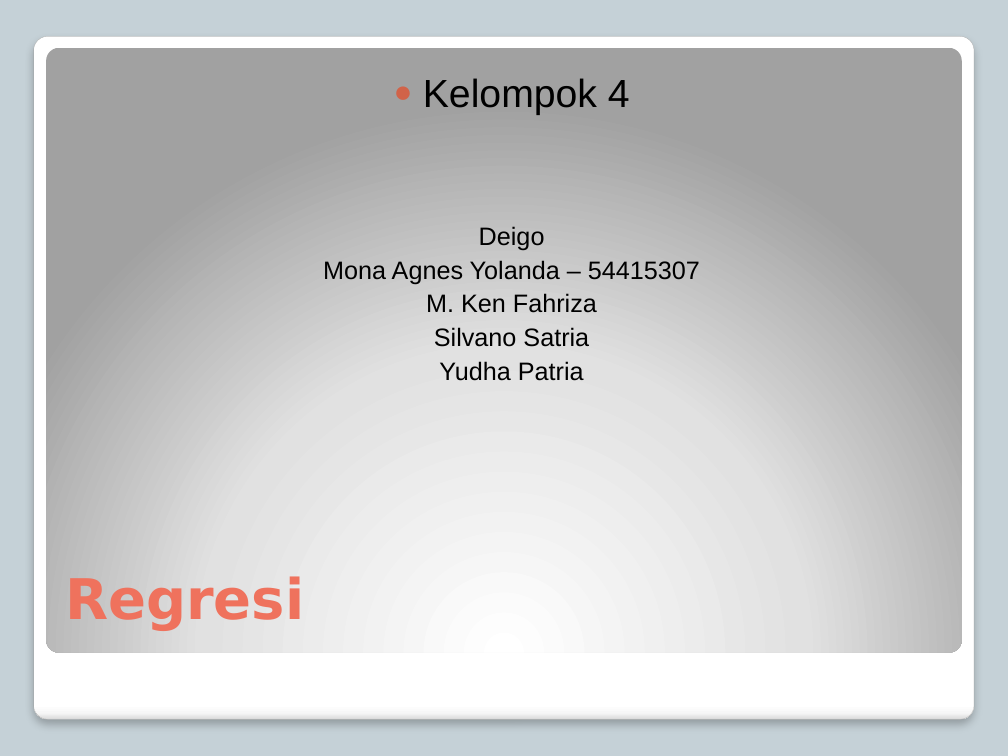
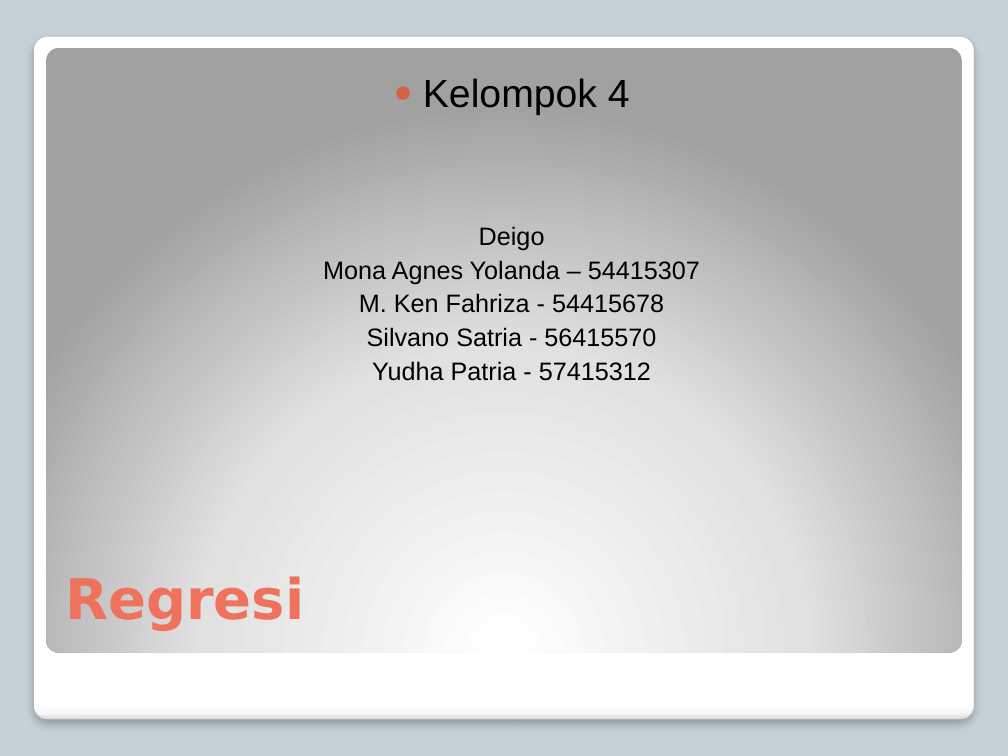
Before and after one commit to yudhapatria/Pengantar-Algoritma-Deep-Learning, a slide deck: slide 1 of Tugas 3/Kelompok 4.pptx. Drawn at 1008x756 pixels with LibreOffice and Linux fonts; fonts in the diff are those of the drawing. Boxes give left, top, right and bottom in pixels: in the first picture for what was removed or moved away, otherwise in the second. Text is boxed around its words. In the diff, an @@ line names an element or a change of style, - is before the commit and + after.

Commit message:
tugas kelompok nambahin npm

```diff
--- a/Tugas 3/Kelompok 4.pptx
+++ b/Tugas 3/Kelompok 4.pptx
@@ text at (359,293,664,381): text changed @@
-M. Ken Fahriza
-Silvano Satria
-Yudha Patria
+M. Ken Fahriza - 54415678
+Silvano Satria - 56415570
+Yudha Patria - 57415312
```
